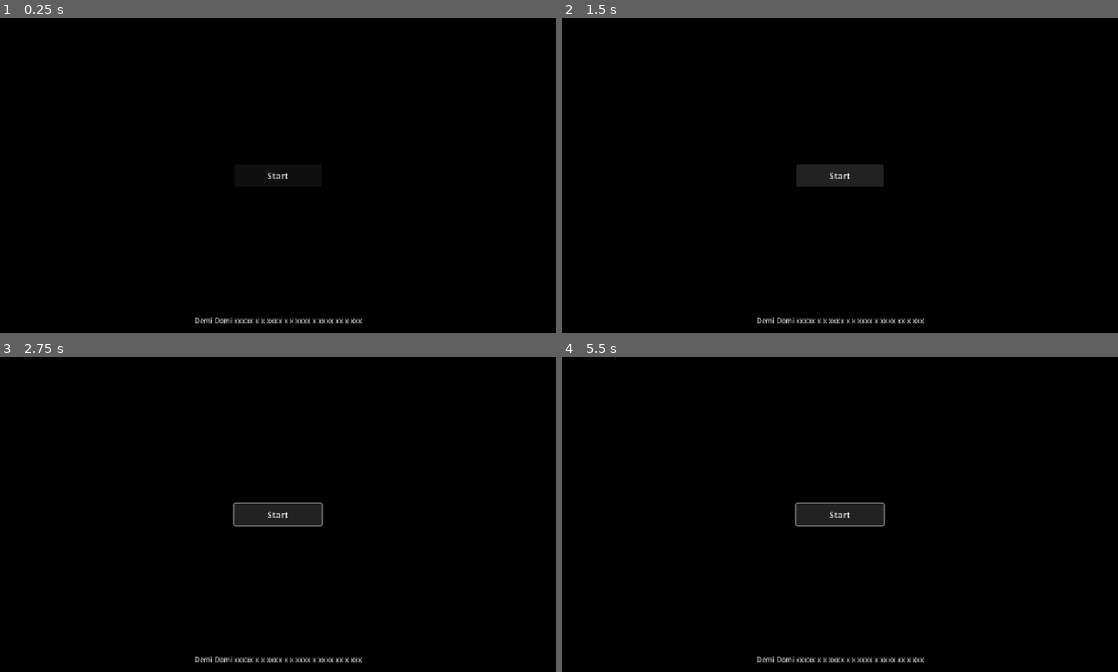
Above: before the commit, frames 1-4 (two rows, left to right).
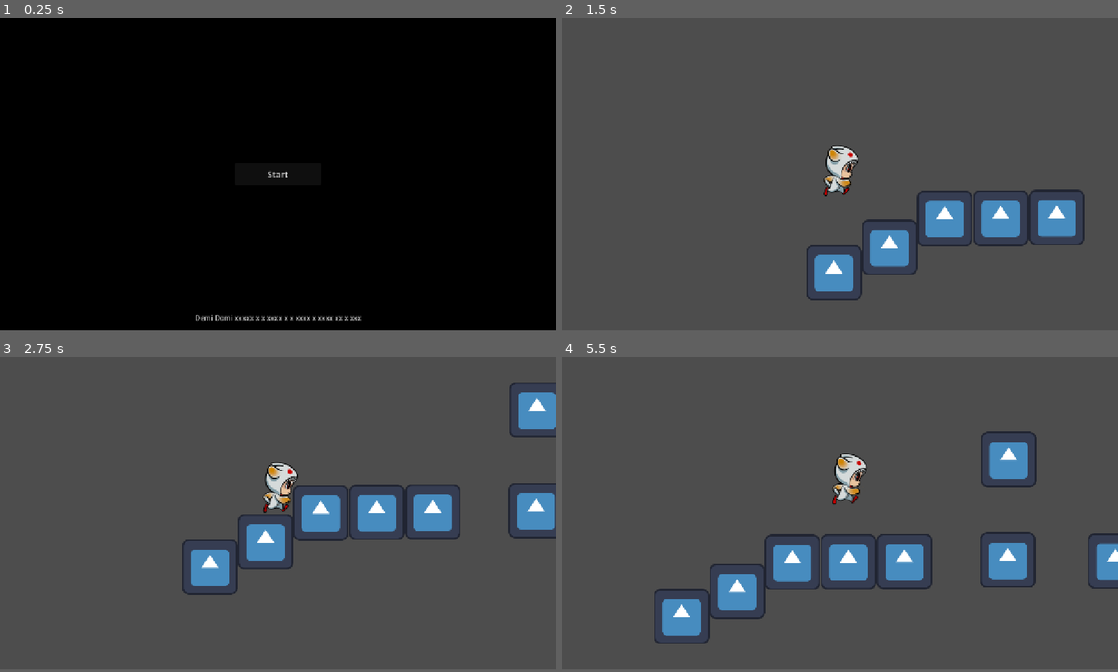
Above: after the commit, the same moments.

Repository: Suthameow/Demo_DemiDomi
Game: Godot game, scene res://MainMenu.tscn
Same seed, same stepped clock (60 frames per second), same inputs: the game is played once before the commit and once after it. The engine's default icon, where the game draws it, is replaced by a stand-in: a white triangle on a blue panel in a dark square.
Inputs (mouse positions are in pixels of both pictures, inside the frame that each line leads up to):
- Up to frame 1 (0.25 s): no input
- Up to frame 2 (1.5 s): click "Start" at 0.5 s; click (840, 175) at 1.25 s, where only the run before the commit has a clickable "Start"
- Up to frame 3 (2.75 s): tap Enter (ui_accept) at 2, 2.1, 2.27, 2.57 s; hold Right (ui_right) from 2.03 s (still down)
- Up to frame 4 (5.5 s): tap Enter (ui_accept) at 2.85, 3.02, 3.32, 3.6, 4.35, 4.52, 4.82, 5.1, 5.27 s; release Right (ui_right) at 3.53 s; hold Left (ui_left) 3.53-4.28 s; hold Right (ui_right) from 4.28 s (still down)
In our replay, the window is 800x454 before the commit and 800x450 after it. These sizes can differ from the game's own. Grey fills any space a smaller window leaves; there, only what the larger window draws over its background counts as a difference.

The runs differ from the first frame. In frame 1, 0.5% of the frame differs, in the area x 35-66%, y 48-98%; in frame 2, 99%, in the area x 0-100%, y 0-100%; in frame 3, 99%; in frame 4, 99%.

Commit message:
12Feb2026

Diff:
--- /dev/null
+++ b/2D/2D_Characters/DemoDomi/DemiDomi.tscn
@@ -0,0 +1,41 @@
+[gd_scene format=3 uid="uid://ofy8f77qkxaf"]
+
+[ext_resource type="Script" uid="uid://dxapwmoa78nvs" path="res://2D/2D_Characters/DemoDomi/Spritesheet_DemiDomi.gd" id="1_nwp4x"]
+[ext_resource type="Texture2D" uid="uid://byld38pyqlv12" path="res://2D/2D_Characters/DemoDomi/Spritsheet_DemiDomi.png" id="1_wflkg"]
+
+[sub_resource type="AtlasTexture" id="AtlasTexture_nwp4x"]
+atlas = ExtResource("1_wflkg")
+region = Rect2(0, 0, 128, 128)
+
+[sub_resource type="SpriteFrames" id="SpriteFrames_p3yc2"]
+animations = [{
+"frames": [{
+"duration": 1.0,
+"texture": SubResource("AtlasTexture_nwp4x")
+}],
+"loop": true,
+"name": &"idle",
+"speed": 12.0
+}]
+
+[sub_resource type="CapsuleShape2D" id="CapsuleShape2D_5lpyo"]
+radius = 6.0
+height = 64.0
+
+[node name="DemiDomi" type="CharacterBody2D" unique_id=846906137]
+script = ExtResource("1_nwp4x")
+
+[node name="AnimatedSprite2D" type="AnimatedSprite2D" parent="." unique_id=553277707]
+sprite_frames = SubResource("SpriteFrames_p3yc2")
+animation = &"idle"
+offset = Vector2(0, -64)
+
+[node name="CollisionShape2D" type="CollisionShape2D" parent="." unique_id=299119636]
+position = Vector2(0, -6)
+rotation = 1.5707964
+shape = SubResource("CapsuleShape2D_5lpyo")
+
+[node name="Camera2D" type="Camera2D" parent="." unique_id=305263167]
+process_callback = 0
+position_smoothing_enabled = true
+position_smoothing_speed = 12.0
--- /dev/null
+++ b/2D/2D_Characters/DemoDomi/Spritesheet_DemiDomi.gd
@@ -0,0 +1,23 @@
+extends CharacterBody2D
+
+const SPEED : float = 300.0
+const JUMP_VELOCITY : float = -400.0
+
+func _physics_process(delta: float) -> void:
+	# Add the gravity.
+	if not is_on_floor():
+		velocity += get_gravity() * delta
+
+	# Handle Jump.
+	if Input.is_action_just_pressed("ui_accept") and is_on_floor():
+		velocity.y = JUMP_VELOCITY
+
+	# Get the input direction and handle the movement/deceleration.
+	# As good practice, you should replace UI action with custom gameplay actions.
+	var direction := Input.get_axis("ui_left", "ui_right")
+	if direction:
+		velocity.x = direction * SPEED
+	else:
+		velocity.x = move_toward(velocity.x, 0, SPEED)
+
+	move_and_slide()
--- /dev/null
+++ b/MainMenu.gd
@@ -0,0 +1,9 @@
+extends Control
+
+const LEVEL_01 = preload("uid://dqxb6vdu4lo85") # res://Scenes/Lv1/Level01.tscn
+
+
+
+
+func _on_button_pressed() -> void:
+	get_tree().change_scene_to_packed(LEVEL_01)
--- a/MainMenu.tscn
+++ b/MainMenu.tscn
@@ -1,4 +1,6 @@
 [gd_scene format=3 uid="uid://e3v7d5584k5s"]
+
+[ext_resource type="Script" uid="uid://cxy44ntp8676c" path="res://MainMenu.gd" id="1_i26rj"]
 
 [node name="Control" type="Control" unique_id=1617348845]
 layout_mode = 3
@@ -7,6 +9,7 @@
 anchor_bottom = 1.0
 grow_horizontal = 2
 grow_vertical = 2
+script = ExtResource("1_i26rj")
 
 [node name="ColorRect" type="ColorRect" parent="." unique_id=1609434964]
 layout_mode = 1
@@ -50,3 +53,5 @@
 grow_horizontal = 2
 grow_vertical = 0
 text = "Demi Domi xxxxx x x xxxx x x xxxx x xxxx xx x xxx"
+
+[connection signal="pressed" from="Button" to="." method="_on_button_pressed"]
--- /dev/null
+++ b/Scenes/Lv1/Level01.tscn
@@ -0,0 +1,42 @@
+[gd_scene format=3 uid="uid://dqxb6vdu4lo85"]
+
+[ext_resource type="PackedScene" uid="uid://ofy8f77qkxaf" path="res://2D/2D_Characters/DemoDomi/DemiDomi.tscn" id="1_yjf70"]
+[ext_resource type="PackedScene" uid="uid://vlihutrmq03u" path="res://Scenes/Lv1/Test_floor.tscn" id="2_dp4an"]
+
+[node name="Level01" type="Node2D" unique_id=484309431]
+
+[node name="DemiDomi" parent="." unique_id=846906137 instance=ExtResource("1_yjf70")]
+position = Vector2(78, 135)
+
+[node name="Test_Floor" parent="." unique_id=1267099628 instance=ExtResource("2_dp4an")]
+position = Vector2(64, 712)
+
+[node name="Test_Floor2" parent="." unique_id=1809369293 instance=ExtResource("2_dp4an")]
+position = Vector2(192, 654)
+
+[node name="Test_Floor3" parent="." unique_id=261035556 instance=ExtResource("2_dp4an")]
+position = Vector2(319, 587)
+
+[node name="Test_Floor4" parent="." unique_id=1847060026 instance=ExtResource("2_dp4an")]
+position = Vector2(448, 586)
+
+[node name="Test_Floor5" parent="." unique_id=1964136841 instance=ExtResource("2_dp4an")]
+position = Vector2(577, 585)
+
+[node name="Test_Floor6" parent="." unique_id=1645451819 instance=ExtResource("2_dp4an")]
+position = Vector2(817, 350)
+
+[node name="Test_Floor7" parent="." unique_id=265061536 instance=ExtResource("2_dp4an")]
+position = Vector2(815, 582)
+
+[node name="Test_Floor8" parent="." unique_id=644334765 instance=ExtResource("2_dp4an")]
+position = Vector2(1063, 584)
+
+[node name="Test_Floor9" parent="." unique_id=1053316192 instance=ExtResource("2_dp4an")]
+position = Vector2(1191, 613)
+
+[node name="Test_Floor10" parent="." unique_id=1385148553 instance=ExtResource("2_dp4an")]
+position = Vector2(1318, 546)
+
+[node name="Test_Floor11" parent="." unique_id=49544803 instance=ExtResource("2_dp4an")]
+position = Vector2(1445, 483)
--- /dev/null
+++ b/Scenes/Lv1/Test_floor.tscn
@@ -0,0 +1,15 @@
+[gd_scene format=3 uid="uid://vlihutrmq03u"]
+
+[ext_resource type="Texture2D" uid="uid://btnr8650j16ub" path="res://icon.svg" id="1_tbxa1"]
+
+[sub_resource type="RectangleShape2D" id="RectangleShape2D_dp4an"]
+size = Vector2(126, 126)
+
+[node name="Test_Floor" type="StaticBody2D" unique_id=1267099628]
+metadata/_edit_group_ = true
+
+[node name="Sprite2D" type="Sprite2D" parent="." unique_id=415685698]
+texture = ExtResource("1_tbxa1")
+
+[node name="CollisionShape2D" type="CollisionShape2D" parent="." unique_id=201541612]
+shape = SubResource("RectangleShape2D_dp4an")
--- a/project.godot
+++ b/project.godot
@@ -22,7 +22,7 @@
 
 [display]
 
-window/size/viewport_width=1270
+window/size/viewport_width=1280
 window/size/viewport_height=720
 window/stretch/mode="canvas_items"
 window/stretch/aspect="keep_height"
Not shown, added: 2D/2D_Characters/DemoDomi/Spritesheet_DemiDomi.gd.uid
Binary file added: 2D/2D_Characters/DemoDomi/Spritsheet_DemiDomi.png
Not shown, added: 2D/2D_Characters/DemoDomi/Spritsheet_DemiDomi.png.import
Not shown, added: MainMenu.gd.uid
